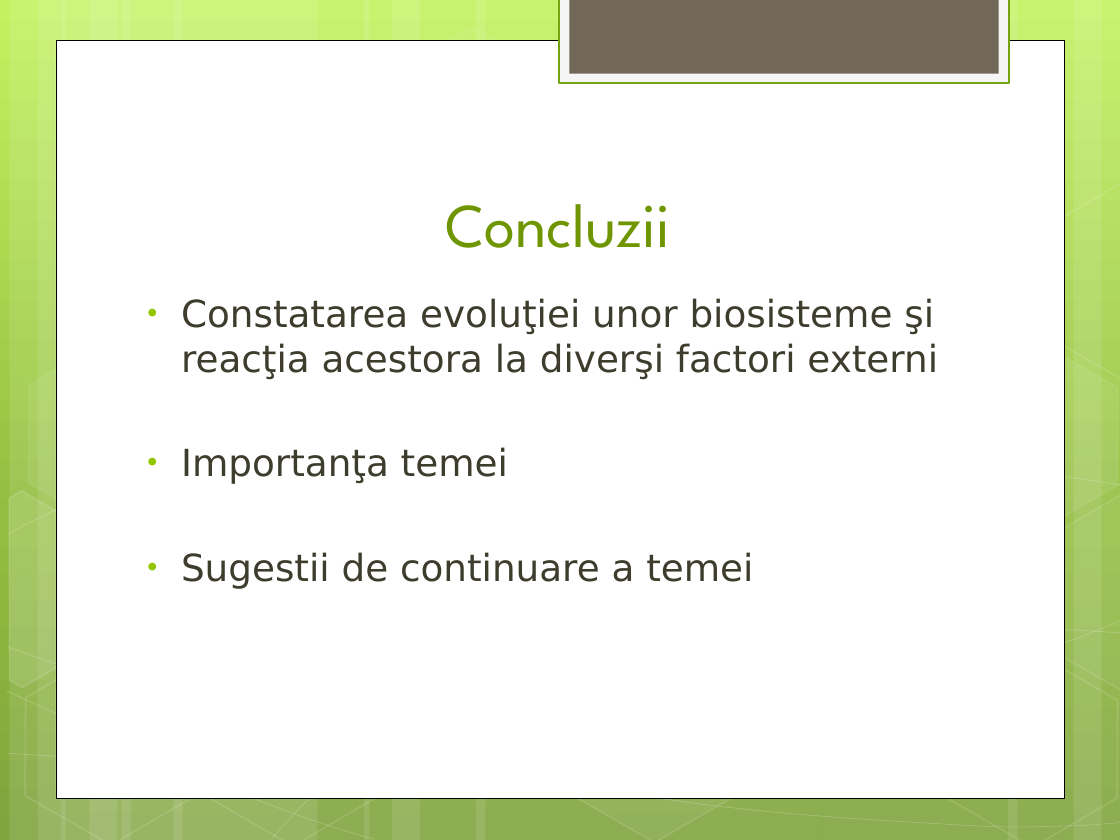
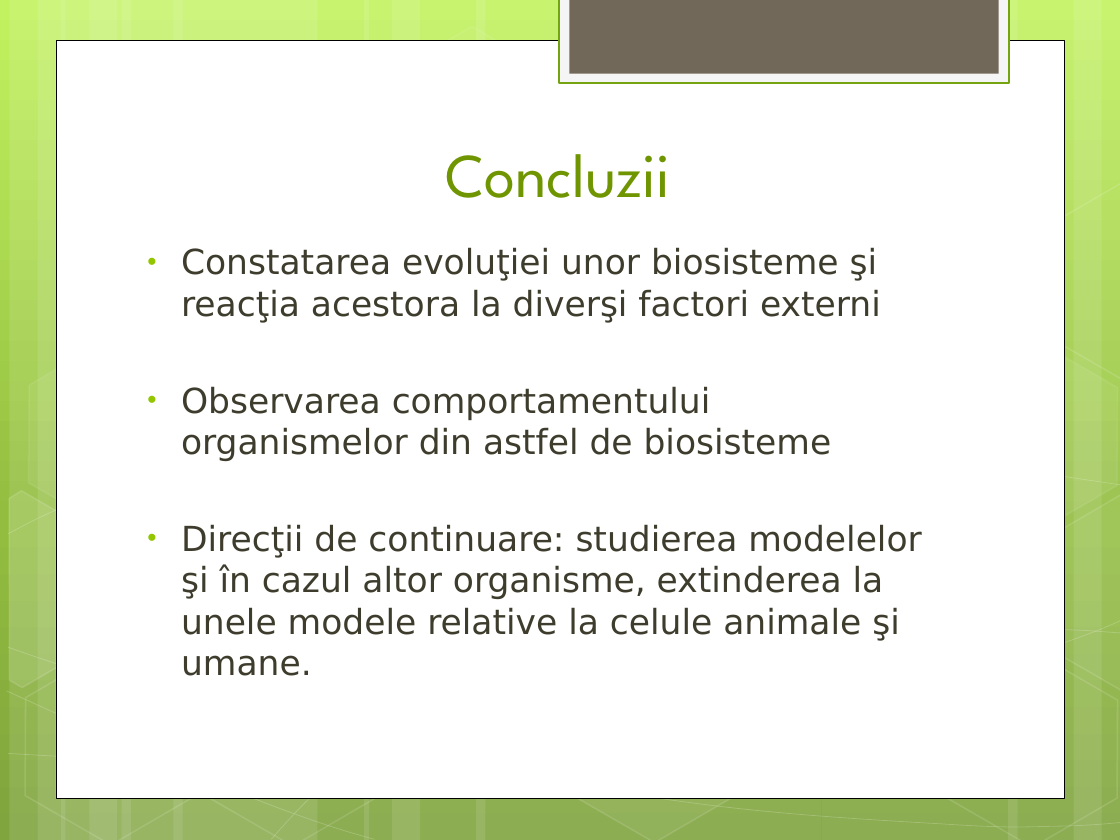
Before and after one commit to Sebi08/Licenta2017DarieSebastian, a slide deck: slide 16 of Darie Sebastian - Modelarea matematică a biosistemelor_final.pptx (slide 18 before the commit). Drawn at 1120x840 pixels with LibreOffice and Linux fonts; fonts in the diff are those of the drawing. Boxes give left, top, right and bottom in pixels: in the first picture for what was removed or moved away, otherwise in the second. Text is boxed around its words. In the diff, an @@ line names an element or a change of style, - is before the commit and + after.

Commit message:
commit changes

```diff
--- a/Darie Sebastian - Modelarea matematică a biosistemelor_final.pptx
+++ b/Darie Sebastian - Modelarea matematică a biosistemelor_final.pptx
@@ title "Concluzii": place and size @@
-title "Concluzii" at (445, 204, 671, 248)
+title "Concluzii" at (445, 154, 671, 198)
@@ text "Constatarea evoluţiei unor biosisteme şi ...": place and size @@
-text "Constatarea evoluţiei unor biosisteme şi ..." at (181, 298, 938, 589)
+text "Constatarea evoluţiei unor biosisteme şi ..." at (181, 247, 921, 676)
@@ text at (181, 247, 881, 323): size 24 to 22.2 pt in "Constatarea evoluţiei unor biosisteme şi reacţia acestora ..." @@
@@ text at (181, 386, 921, 676): text changed; size 24 to 22.2 pt @@
-• Importanţa temei
-• Sugestii de continuare a temei
+• Observarea comportamentului organismelor din astfel de biosisteme
+• Direcţii de continuare: studierea modelelor şi în cazul altor organisme, extinderea la unele modele relative la celule animale şi umane.
```
Also in this commit, not shown: 3 other slides changed, 2 slides removed.
